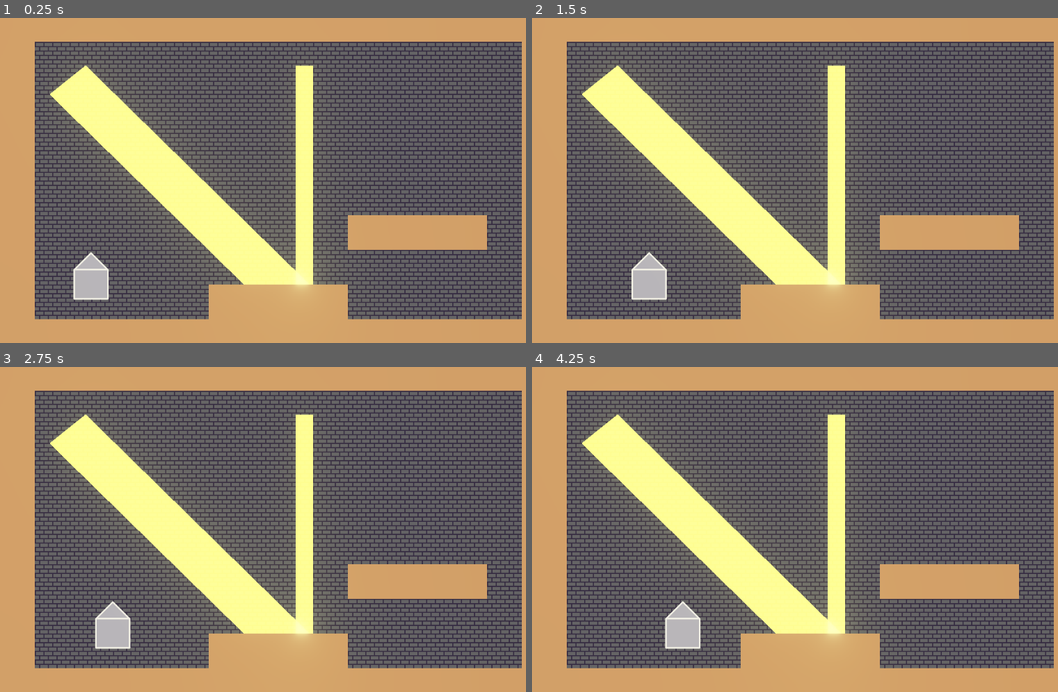
Above: before the commit, frames 1-4 (two rows, left to right).
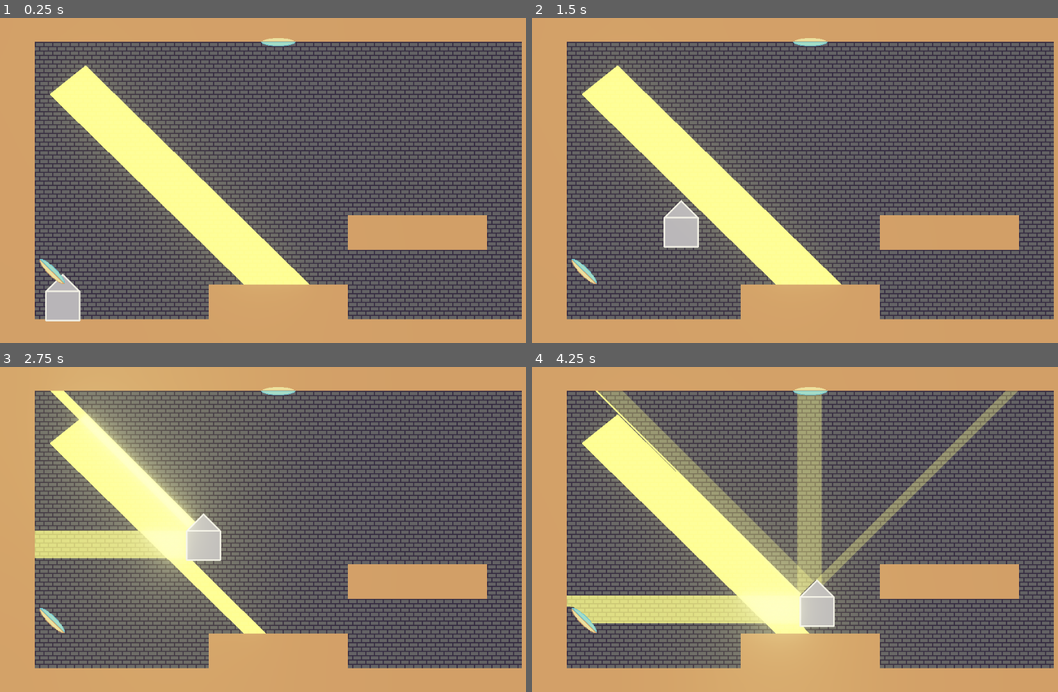
Above: after the commit, the same moments.

Repository: marc-jones/game-off-2022
Game: Godot game, scene res://nodes/PlayState.tscn
The game is run twice, just before and just after one commit, with the same random seed, the same clock (stepped at 60 frames per second) and the same inputs.
Inputs:
- Up to frame 1 (0.25 s): no input
- Up to frame 2 (1.5 s): tap Enter at 0.5 s; hold Right (ui_right) from 0.53 s (still down); tap Space (jump, bound only after the commit) at 0.6, 0.77, 1.07, 1.35 s
- Up to frame 3 (2.75 s): tap Space (jump, bound only after the commit) at 1.52, 1.82, 2.1 s; release Right (ui_right) at 2.03 s; hold Left (ui_left) from 2.03 s (still down)
- Up to frame 4 (4.25 s): release Left (ui_left) at 2.78 s; hold Right (ui_right) from 2.78 s (still down); tap Space (jump, bound only after the commit) at 2.85, 3.02, 3.32, 3.6, 3.77, 4.07 s

The runs differ from the first frame. In frame 1, 4.1% of the frame differs, in the area x 7-61%, y 6-94%; in frame 2, 4.2%; in frame 3, 15%, in the area x 6-61%, y 6-87%; in frame 4, 15%.

Commit message:
Basic player controller

Diff:
--- a/nodes/LightRay.tscn
+++ b/nodes/LightRay.tscn
@@ -4,4 +4,5 @@
 
 [node name="LightRay" type="RayCast2D"]
 enabled = true
+collision_mask = 3
 script = ExtResource( 1 )
--- /dev/null
+++ b/nodes/Mirror.tscn
@@ -0,0 +1,40 @@
+[gd_scene load_steps=5 format=2]
+
+[ext_resource path="res://assets/mirror.png" type="Texture" id=1]
+[ext_resource path="res://scripts/Mirror.gd" type="Script" id=2]
+
+[sub_resource type="RectangleShape2D" id=4]
+extents = Vector2( 4, 28 )
+
+[sub_resource type="RectangleShape2D" id=5]
+extents = Vector2( 4, 4 )
+
+[node name="Mirror" type="Node2D"]
+position = Vector2( 960, 76 )
+
+[node name="Sprite" type="Sprite" parent="."]
+texture = ExtResource( 1 )
+
+[node name="Glass" type="StaticBody2D" parent="."]
+collision_layer = 2
+collision_mask = 2
+script = ExtResource( 2 )
+
+[node name="CollisionShape2D" type="CollisionShape2D" parent="Glass"]
+shape = SubResource( 4 )
+
+[node name="Top" type="StaticBody2D" parent="."]
+collision_layer = 2
+collision_mask = 2
+
+[node name="CollisionShape2D" type="CollisionShape2D" parent="Top"]
+position = Vector2( 0, -28 )
+shape = SubResource( 5 )
+
+[node name="Bottom" type="StaticBody2D" parent="."]
+collision_layer = 2
+collision_mask = 2
+
+[node name="CollisionShape2D" type="CollisionShape2D" parent="Bottom"]
+position = Vector2( 0, 28 )
+shape = SubResource( 5 )
--- a/nodes/PlayState.tscn
+++ b/nodes/PlayState.tscn
@@ -1,10 +1,11 @@
-[gd_scene load_steps=9 format=2]
+[gd_scene load_steps=10 format=2]
 
 [ext_resource path="res://scripts/Player.gd" type="Script" id=1]
 [ext_resource path="res://scripts/LightManager.gd" type="Script" id=2]
 [ext_resource path="res://assets/knight_body.png" type="Texture" id=3]
 [ext_resource path="res://assets/tiles/platform.png" type="Texture" id=4]
 [ext_resource path="res://assets/tiles/brick.png" type="Texture" id=5]
+[ext_resource path="res://nodes/Mirror.tscn" type="PackedScene" id=6]
 
 [sub_resource type="ConvexPolygonShape2D" id=3]
 points = PoolVector2Array( 0, 0, 64, 0, 64, 64, 0, 64 )
@@ -80,22 +81,24 @@
 default_color = Color( 1, 1, 1, 1 )
 end_cap_mode = 2
 
-[node name="Line2D2" type="Line2D" parent="LightManager/Origins"]
-position = Vector2( 0, 56 )
-points = PoolVector2Array( 544, 32, 576, 32, 576, 64 )
-default_color = Color( 1, 1, 1, 1 )
-end_cap_mode = 2
+[node name="Player" type="KinematicBody2D" parent="."]
+position = Vector2( 116, 516 )
+script = ExtResource( 1 )
 
-[node name="Player" type="KinematicBody2D" parent="."]
-position = Vector2( 168, 476 )
-script = ExtResource( 1 )
+[node name="Sprite" type="Sprite" parent="Player"]
+texture = ExtResource( 3 )
 
 [node name="CollisionPolygon2D" type="CollisionPolygon2D" parent="Player"]
 position = Vector2( -155, -152 )
 polygon = PoolVector2Array( 155, 112, 183, 140, 183, 192, 127, 192, 127, 140 )
 
-[node name="Sprite" type="Sprite" parent="Player"]
-texture = ExtResource( 3 )
-
 [node name="WorldEnvironment" type="WorldEnvironment" parent="."]
 environment = SubResource( 2 )
+
+[node name="Mirror" parent="." instance=ExtResource( 6 )]
+position = Vector2( 512, 44 )
+rotation = -1.57079
+
+[node name="Mirror2" parent="." instance=ExtResource( 6 )]
+position = Vector2( 96, 468 )
+rotation = 2.35619
--- a/project.godot
+++ b/project.godot
@@ -18,6 +18,24 @@
 
 common/drop_mouse_on_gui_input_disabled=true
 
+[input]
+
+move_right={
+"deadzone": 0.5,
+"events": [ Object(InputEventKey,"resource_local_to_scene":false,"resource_name":"","device":0,"alt":false,"shift":false,"control":false,"meta":false,"command":false,"pressed":false,"scancode":16777233,"physical_scancode":0,"unicode":0,"echo":false,"script":null)
+ ]
+}
+move_left={
+"deadzone": 0.5,
+"events": [ Object(InputEventKey,"resource_local_to_scene":false,"resource_name":"","device":0,"alt":false,"shift":false,"control":false,"meta":false,"command":false,"pressed":false,"scancode":16777231,"physical_scancode":0,"unicode":0,"echo":false,"script":null)
+ ]
+}
+jump={
+"deadzone": 0.5,
+"events": [ Object(InputEventKey,"resource_local_to_scene":false,"resource_name":"","device":0,"alt":false,"shift":false,"control":false,"meta":false,"command":false,"pressed":false,"scancode":32,"physical_scancode":0,"unicode":0,"echo":false,"script":null)
+ ]
+}
+
 [physics]
 
 common/enable_pause_aware_picking=true
--- /dev/null
+++ b/scripts/Mirror.gd
@@ -0,0 +1,6 @@
+extends StaticBody2D
+
+const shiny = true
+
+func _ready():
+	pass # Replace with function body.
--- a/scripts/Player.gd
+++ b/scripts/Player.gd
@@ -1,17 +1,23 @@
 extends KinematicBody2D
 
-const speed = 50.0
+const WALK_FORCE = 600
+const WALK_MAX_SPEED = 200
+const STOP_FORCE = 1300
+const JUMP_SPEED = 200
 const shiny = true
 
-func _ready():
-	pass # Replace with function body.
+var velocity = Vector2()
+
+onready var gravity = ProjectSettings.get_setting("physics/2d/default_gravity")
 
 func _physics_process(delta):
-	if Input.is_action_pressed("ui_left"):
-		position.x -= speed * delta
-	if Input.is_action_pressed("ui_right"):
-		position.x += speed * delta
-	if Input.is_action_pressed("ui_up"):
-		position.y -= speed * delta
-	if Input.is_action_pressed("ui_down"):
-		position.y += speed * delta
+	var walk = WALK_FORCE * (Input.get_action_strength("move_right") - Input.get_action_strength("move_left"))
+	if abs(walk) < WALK_FORCE * 0.2:
+		velocity.x = move_toward(velocity.x, 0, STOP_FORCE * delta)
+	else:
+		velocity.x += walk * delta
+	velocity.x = clamp(velocity.x, -WALK_MAX_SPEED, WALK_MAX_SPEED)
+	velocity.y += gravity * delta
+	velocity = move_and_slide_with_snap(velocity, Vector2.DOWN, Vector2.UP)
+	if is_on_floor() and Input.is_action_just_pressed("jump"):
+		velocity.y = -JUMP_SPEED
Binary file added: assets/mirror.png
Not shown, added: assets/mirror.png.import
